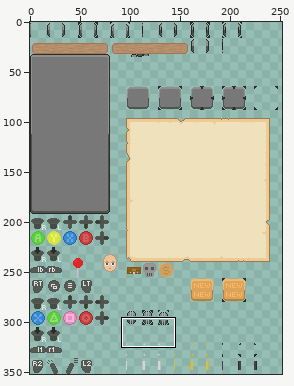
A sprite sheet gets an edit: res/ui_sprite_sheet.png. The picture above shows the old version from afar; the outline marks the close-up.
Close-up. Old version:
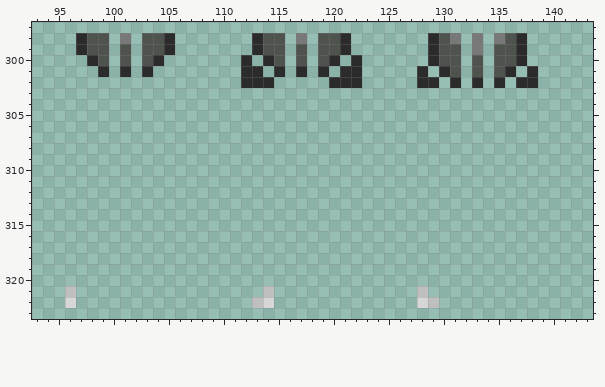
The file is 256x352 pixels. Colours within 5 levels of each other are drawn and written as one. Shown: x 93..143, y 297..323. The wide view leaves out empty margins.
And afterwards:
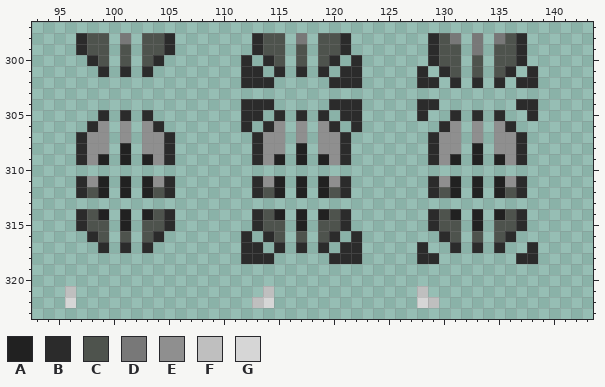
Palette (. is transparent): A #212121  B #2b2b2b  C #4e534d  D #787878  E #8f8f8f  F #bfbfbf  G #d6d6d6
The edit:
@@ x 93..143 @@
 303 ...................................................
-304 ...................................................
-305 ...................................................
-306 ...................................................
-307 ...................................................
-308 ...................................................
-309 ...................................................
+304 ...................BBB.....BBB.....BB.......BB.....
+305 ......B.B.B........BB.B.B.B.BB.....B..B.B.B..B.....
+306 .....BE.E.EB.......B.BE.E.EB.B.......BE.E.EB.......
+307 ....BEE.E.EEB.......BEE.E.EEB.......BEE.E.EEB......
+308 ....BEE.A.EEB.......BEE.A.EEB.......BEE.A.EEB......
+309 ....BEA.A.AEB.......BEA.A.AEB.......BEA.A.AEB......
 310 ...................................................
-311 ...................................................
-312 ...................................................
+311 ....BEA.A.AEB.......BEA.A.AEB.......BEA.A.AEB......
+312 ....BCA.A.ACB.......BCA.A.ACB.......BCA.A.ACB......
 313 ...................................................
-314 ...................................................
-315 ...................................................
-316 ...................................................
-317 ...................................................
-318 ...................................................
+314 ....BCA.A.ACB.......BCA.A.ACB.......BCA.A.ACB......
+315 ....BCC.A.CCB.......BCC.A.CCB.......BCC.A.CCB......
+316 .....BC.C.CB.......B.BC.C.CB.B.......BC.C.CB.......
+317 ......B.B.B........BB.B.B.B.BB.....B..B.B.B..B.....
+318 ...................BBB.....BBB.....BB.......BB.....
 319 ...................................................
Boxes around the changes in both close-ups, in picture pixels (x1, y1, x2, y2):
added: (241, 99, 362, 264)
added: (417, 99, 538, 264)
added: (76, 110, 175, 253)
